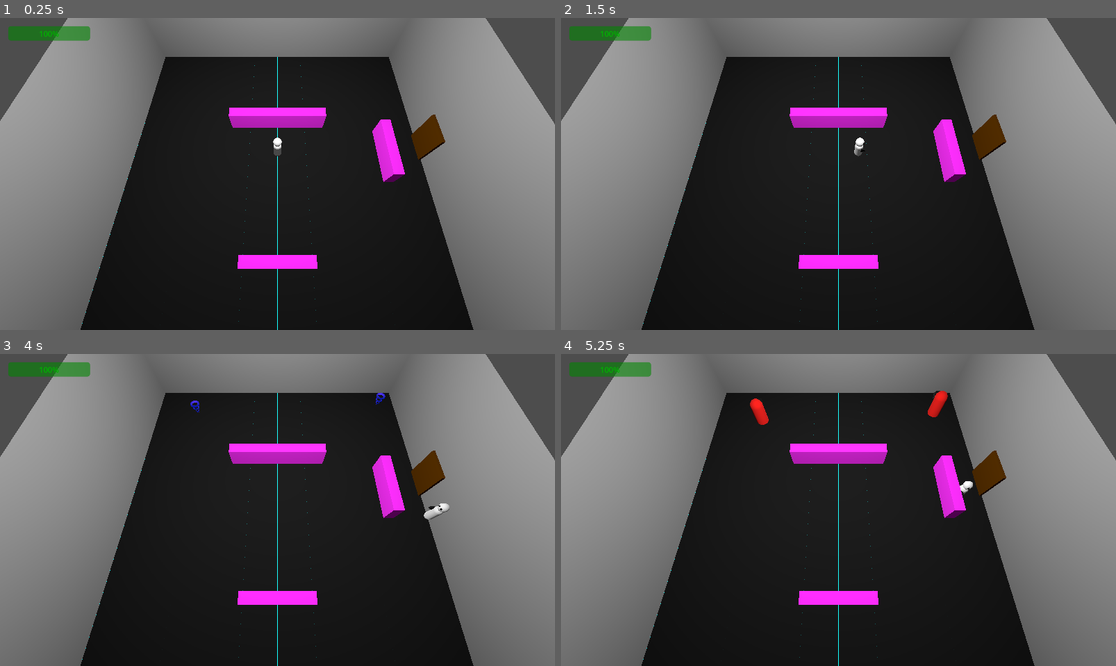
Above: before the commit, frames 1-4 (two rows, left to right).
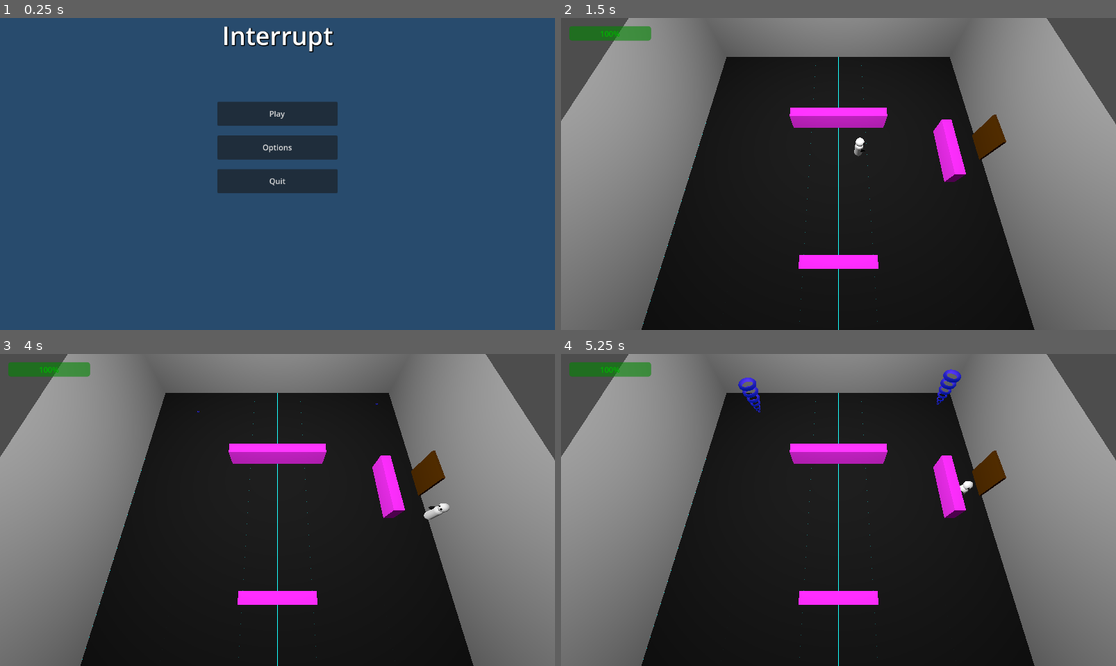
Above: after the commit, the same moments.

Repository: covmoore/interrupt-game-jam
Game: Godot game, scene res://maps/mainmenu.tscn
Same seed, same stepped clock (60 frames per second), same inputs: the game is played once before the commit and once after it. Before the commit the project starts from res://maps/dungeon.tscn.
Inputs (mouse positions are in pixels of both pictures, inside the frame that each line leads up to):
- Up to frame 1 (0.25 s): no input
- Up to frame 2 (1.5 s): click (838, 114) at 0.5 s, where only the run after the commit has a clickable "Play"; tap Enter at 1.25 s; move the mouse to (960, 158) at 1.27 s; press the mouse at (960, 158) at 1.28 s; hold D (move_right) from 1.28 s (still down)
- Up to frame 3 (4 s): move the mouse to (166, 525) at 2.02 s; release D (move_right) at 2.03 s; release the mouse at (166, 525) at 2.03 s; hold S (move_back) 2.03-2.78 s; click (166, 525) at 2.1 s; move the mouse to (333, 441) at 2.77 s; press the mouse at (333, 441) at 2.78 s; hold D (move_right) 2.78-3.53 s; move the mouse to (249, 572) at 3.52 s; release the mouse at (249, 572) at 3.53 s; hold W (move_forward) from 3.53 s (still down); click (249, 572) at 3.6 s
- Up to frame 4 (5.25 s): move the mouse to (1005, 556) at 4.27 s; release W (move_forward) at 4.28 s; press the mouse at (1005, 556) at 4.28 s; hold A (move_left) from 4.28 s (still down); move the mouse to (672, 463) at 5.02 s; release the mouse at (672, 463) at 5.03 s; click (672, 463) at 5.1 s

The runs differ from the first frame. In frame 1, 100% of the frame differs, in the area x 0-100%, y 0-100%; in frame 2, nothing differs; in frame 3, less than 0.1%; in frame 4, 0.7%.
Error in both runs: Invalid access to property or key 'player_state' on a base object of type 'null instance'. (res://scripts/models/enemy.gd:50)

Commit message:
restart added

Diff:
--- a/project.godot
+++ b/project.godot
@@ -11,7 +11,7 @@
 [application]
 
 config/name="interrupt"
-run/main_scene="res://maps/dungeon.tscn"
+run/main_scene="res://maps/mainmenu.tscn"
 config/features=PackedStringArray("4.3", "GL Compatibility")
 config/icon="res://icon.svg"
 
--- a/scripts/models/player.gd
+++ b/scripts/models/player.gd
@@ -146,6 +146,7 @@
 		player_state = PlayerState.DEAD
 		death_sound.play()
 		set_player_context()
+		player_ui.change_state(player_ui.UIState.DEAD)
 	else:
 		hurt_sound.play()
 
--- a/scripts/ui/player_ui.gd
+++ b/scripts/ui/player_ui.gd
@@ -3,7 +3,8 @@
 enum UIState {
 	KILLING = 0,
 	IDLE,
-	INSPECTING
+	INSPECTING,
+	DEAD
 }
 var ui_state = UIState.KILLING
 @export var cam: Camera3D = null
@@ -12,12 +13,13 @@
 @export var healthbar: ProgressBar = null
 @export var interactMenu: UIPanel = null
 @export var gameManager: GameManager = null
+@export var restartMenu: UIPanel = null
 signal cancel_interaction
 var panels = []
 
 # Called when the node enters the scene tree for the first time.
 func _ready() -> void:
-	panels = [hud, interactMenu]
+	panels = [hud, interactMenu, restartMenu]
 	show_panels([hud])
 	var interactables = get_tree().get_nodes_in_group("interactable")
 
@@ -32,6 +34,8 @@
 		show_panels([hud])
 	if ui_state == UIState.INSPECTING:
 		show_panels([interactMenu])
+	if ui_state == UIState.DEAD:
+		show_panels([restartMenu])
 
 func show_panels(curPanel: Array[Control]):
 	for panel in panels:
--- a/scripts/ui/player_ui.tscn
+++ b/scripts/ui/player_ui.tscn
@@ -1,8 +1,9 @@
-[gd_scene load_steps=6 format=3 uid="uid://bx318d6ukm8n2"]
+[gd_scene load_steps=8 format=3 uid="uid://bx318d6ukm8n2"]
 
 [ext_resource type="Script" path="res://scripts/ui/player_ui.gd" id="1_c76ns"]
 [ext_resource type="Script" path="res://scripts/ui/panel.gd" id="2_3nlbv"]
 [ext_resource type="Script" path="res://scripts/ui/interact_panel.gd" id="3_55d8k"]
+[ext_resource type="Script" path="res://scripts/ui/restart_panel.gd" id="4_7gvqm"]
 
 [sub_resource type="StyleBoxFlat" id="StyleBoxFlat_lvkkl"]
 bg_color = Color(0.6, 0.6, 0.6, 0)
@@ -20,7 +21,13 @@
 border_width_bottom = 3
 border_color = Color(0, 0, 0, 1)
 
-[node name="PlayerUI" type="Control" node_paths=PackedStringArray("canvas", "hud", "healthbar", "interactMenu")]
+[sub_resource type="LabelSettings" id="LabelSettings_e4d1x"]
+font_size = 72
+font_color = Color(0, 0, 0, 1)
+outline_size = 2
+shadow_color = Color(1, 1, 1, 1)
+
+[node name="PlayerUI" type="Control" node_paths=PackedStringArray("canvas", "hud", "healthbar", "interactMenu", "restartMenu")]
 layout_mode = 3
 anchors_preset = 8
 anchor_left = 0.5
@@ -38,6 +45,7 @@
 hud = NodePath("CanvasLayer/MarginContainer/hud")
 healthbar = NodePath("CanvasLayer/MarginContainer/hud/HealthBar")
 interactMenu = NodePath("CanvasLayer/MarginContainer/interactMenu")
+restartMenu = NodePath("CanvasLayer/MarginContainer/RestartPanel")
 
 [node name="CanvasLayer" type="CanvasLayer" parent="."]
 layer = 2
@@ -54,6 +62,7 @@
 theme_override_constants/margin_bottom = 12
 
 [node name="hud" type="Control" parent="CanvasLayer/MarginContainer"]
+visible = false
 visibility_layer = 1024
 layout_mode = 2
 script = ExtResource("2_3nlbv")
@@ -70,6 +79,7 @@
 fill_mode = 1
 
 [node name="interactMenu" type="Control" parent="CanvasLayer/MarginContainer" node_paths=PackedStringArray("exit_button", "back_button", "ui_manager")]
+visible = false
 layout_mode = 2
 script = ExtResource("3_55d8k")
 exit_button = NodePath("exit_buttons/exit_button")
@@ -100,5 +110,59 @@
 theme_override_styles/normal = SubResource("StyleBoxFlat_q0u5i")
 text = "<"
 
+[node name="RestartPanel" type="Control" parent="CanvasLayer/MarginContainer" node_paths=PackedStringArray("restart_button", "main_menu_button")]
+layout_mode = 2
+script = ExtResource("4_7gvqm")
+restart_button = NodePath("RestartButton")
+main_menu_button = NodePath("MainMenuButton")
+
+[node name="Label" type="Label" parent="CanvasLayer/MarginContainer/RestartPanel"]
+layout_mode = 1
+anchors_preset = 5
+anchor_left = 0.5
+anchor_right = 0.5
+offset_left = -169.5
+offset_top = 150.0
+offset_right = 169.5
+offset_bottom = 249.0
+grow_horizontal = 2
+text = "YOU DIED"
+label_settings = SubResource("LabelSettings_e4d1x")
+horizontal_alignment = 1
+uppercase = true
+
+[node name="RestartButton" type="Button" parent="CanvasLayer/MarginContainer/RestartPanel"]
+custom_minimum_size = Vector2(150, 40)
+layout_mode = 1
+anchors_preset = 8
+anchor_left = 0.5
+anchor_top = 0.5
+anchor_right = 0.5
+anchor_bottom = 0.5
+offset_left = -189.0
+offset_top = -20.0
+offset_right = -39.0
+offset_bottom = 20.0
+grow_horizontal = 2
+grow_vertical = 2
+text = "Restart"
+
+[node name="MainMenuButton" type="Button" parent="CanvasLayer/MarginContainer/RestartPanel"]
+custom_minimum_size = Vector2(150, 40)
+layout_mode = 1
+anchors_preset = 8
+anchor_left = 0.5
+anchor_top = 0.5
+anchor_right = 0.5
+anchor_bottom = 0.5
+offset_left = 36.0
+offset_top = -20.0
+offset_right = 186.0
+offset_bottom = 20.0
+grow_horizontal = 2
+grow_vertical = 2
+text = "Main Menu
+"
+
 [connection signal="button_down" from="CanvasLayer/MarginContainer/interactMenu/exit_buttons/exit_button" to="." method="_on_exit_button_button_down"]
 [connection signal="button_down" from="CanvasLayer/MarginContainer/interactMenu/exit_buttons/back_button" to="." method="_on_back_button_button_down"]
--- /dev/null
+++ b/scripts/ui/restart_panel.gd
@@ -0,0 +1,22 @@
+extends UIPanel
+
+@export var restart_button:Button
+@export var main_menu_button:Button
+
+# Called when the node enters the scene tree for the first time.
+func _ready() -> void:
+	restart_button.connect("pressed", _on_RestartButton_pressed)
+	main_menu_button.connect("pressed", _on_MainMenuButton_pressed)
+
+
+func _on_RestartButton_pressed():
+	get_tree().reload_current_scene()
+
+func _on_MainMenuButton_pressed():
+	get_tree().change_scene_to_file("res://maps/mainmenu.tscn")
+
+func show():
+	super()
+
+func hide():
+	super()
